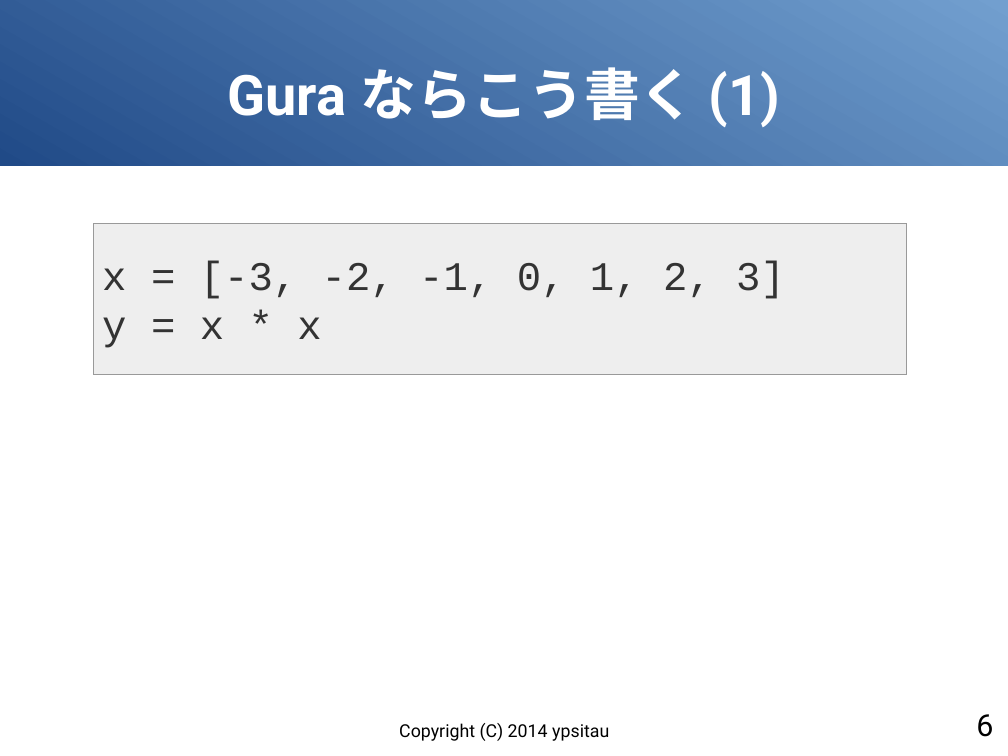
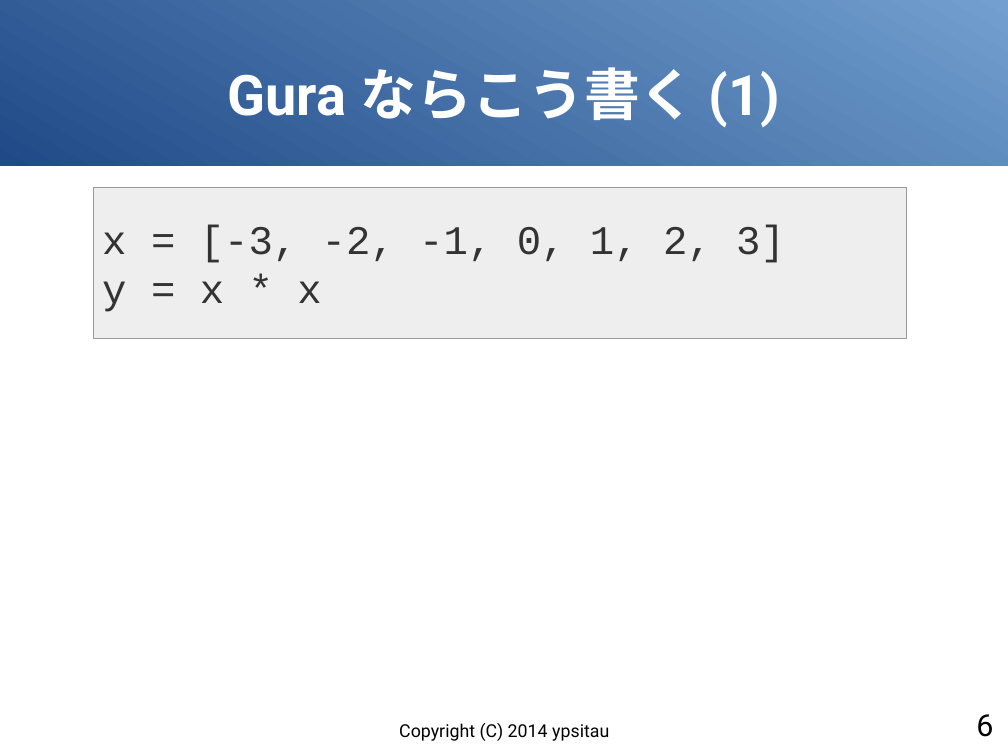
Before and after one commit to gura-lang/gura-doc, a slide deck: slide 6 of presentation/gura-introduction.odp. Drawn at 1008x756 pixels with LibreOffice and Linux fonts; fonts in the diff are those of the drawing. Boxes give left, top, right and bottom in pixels: in the first picture for what was removed or moved away, otherwise in the second. Text is boxed around its words. In the diff, an @@ line names an element or a change of style, - is before the commit and + after.

```diff
--- a/presentation/gura-introduction.odp
+++ b/presentation/gura-introduction.odp
@@ rectangle "x = [-3, -2, -1, ...": place and size @@
-rectangle "x = [-3, -2, -1, ..." at [93,223,907,374]
+rectangle "x = [-3, -2, -1, ..." at [93,188,907,338]
```
Also in this commit, not shown: 14 other slides changed, 3 slides added, 3 slides removed.
